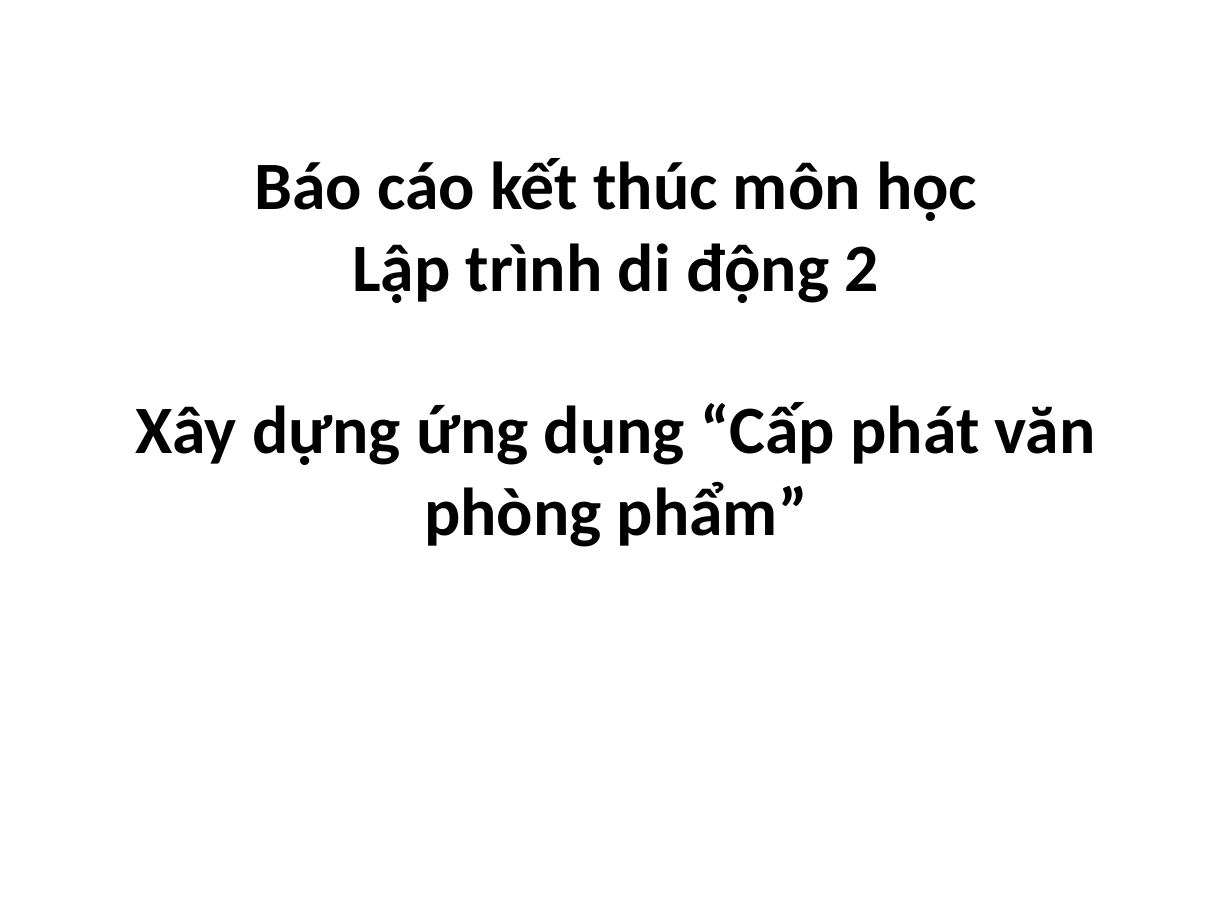
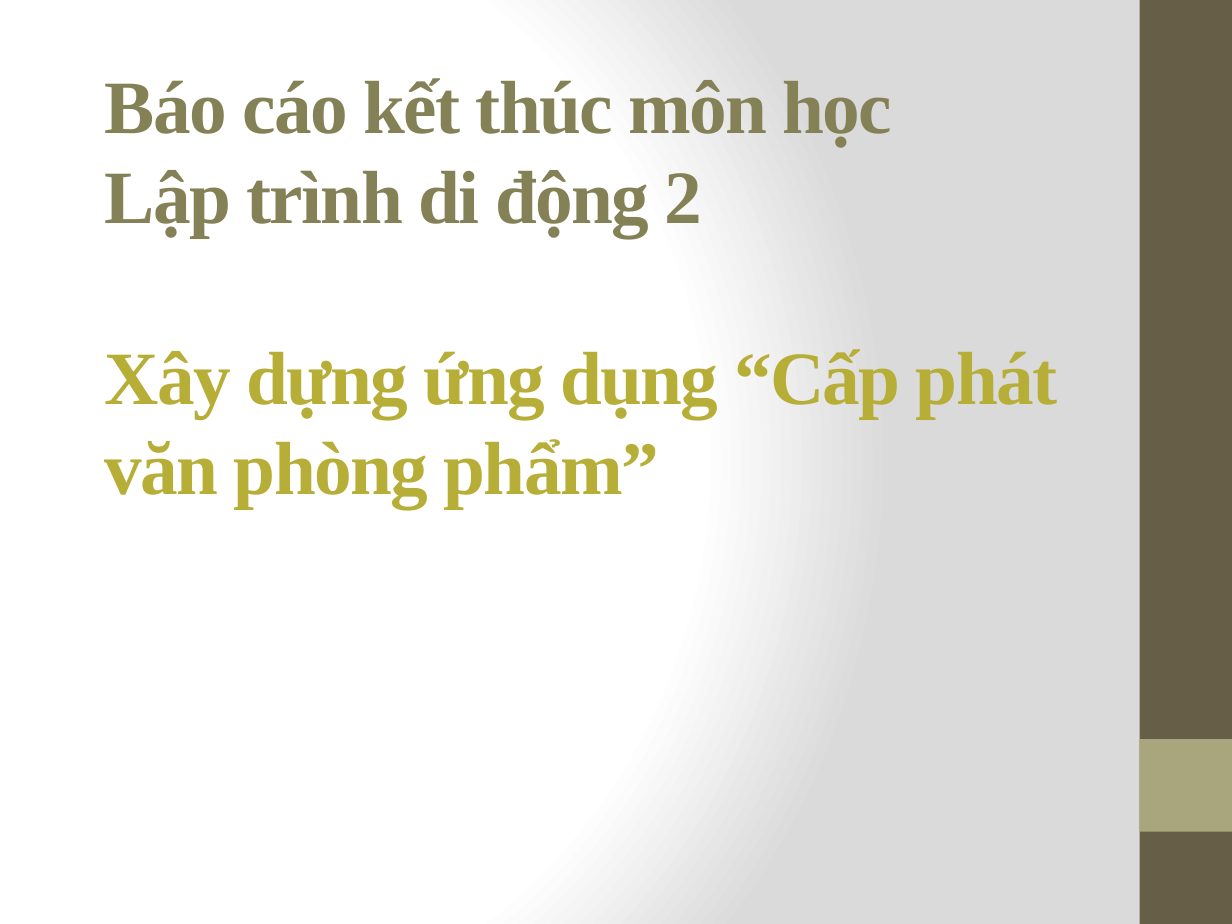
Before and after one commit to thien414/DD2, a slide deck: slide 1 of Baocao.pptx. Drawn at 1232x924 pixels with LibreOffice and Linux fonts; fonts in the diff are those of the drawing. Boxes give left, top, right and bottom in pixels: in the first picture for what was removed or moved away, otherwise in the second. Text is boxed around its words. In the diff, an @@ line names an element or a change of style, - is before the commit and + after.

```diff
--- a/Baocao.pptx
+++ b/Baocao.pptx
@@ background #FFFFFF to gradient #FFFFFF to #DADADA @@
@@ rectangle added at (x1=1140, y1=0, x2=1232, y2=924), fill #675E47 @@
@@ title "Báo cáo kết thúc môn ..." moved from (x1=136, y1=158, x2=1096, y2=547) to (x1=105, y1=78, x2=1057, y2=509) @@
@@ title "Báo cáo kết thúc môn ..." at (x1=105, y1=78, x2=1057, y2=509): size 39.6 to 44 pt, font Calibri to Times New Roman, letter spacing 0 to -1 pt; text colour #000000 to #858157 in "Báo cáo kết thúc môn học Lập ..."; text colour #000000 to #B7AE38 in "Xây dựng ứng dụng “Cấp phát văn ..."; alignment centre to left; vertical alignment middle to bottom @@
@@ rectangle added at (x1=1140, y1=739, x2=1232, y2=832), fill #A9A57C @@
```
Also in this commit, not shown: 13 other slides changed, 1 other file.
